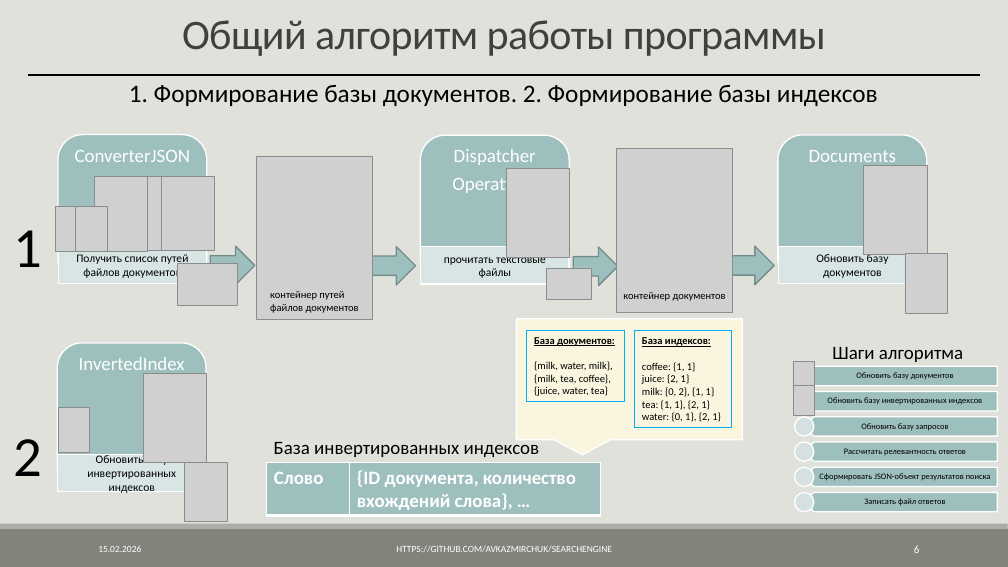
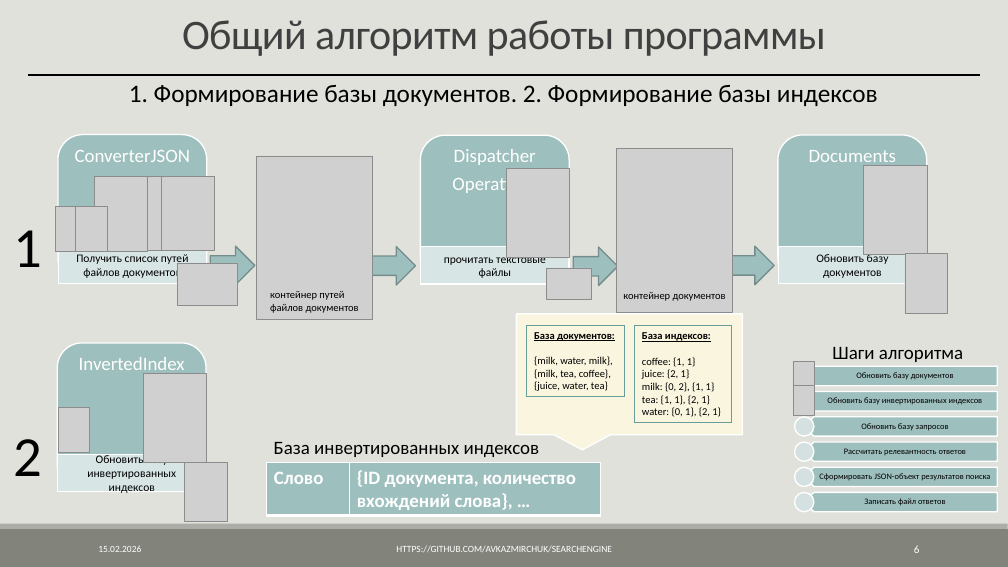
Before and after one commit to AVKazmirchuk/SearchEngine, a slide deck: slide 6 of presentation/защита.pptx. Drawn at 1008x567 pixels with LibreOffice and Linux fonts; fonts in the diff are those of the drawing; grey boxes stand for pictures. Boxes give left, top, right and bottom in pixels: in the first picture for what was removed or moved away, otherwise in the second. Text is boxed around its words. In the diff, an @@ line names an element or a change of style, - is before the commit and + after.

```diff
--- a/presentation/защита.pptx
+++ b/presentation/защита.pptx
@@ 2 rectangles, 1 speech box: place and size @@
-2 rectangles, 1 speech box at [516, 319, 743, 440]
+2 rectangles, 1 speech box at [516, 314, 743, 435]
@@ rectangle "База документов:" at [527, 325, 625, 396]: outline #00B0F0 0.75 pt to #689D9B 0.75 pt @@
@@ rectangle "База индексов:" at [634, 326, 731, 423]: outline #00B0F0 0.75 pt to #689D9B 0.75 pt @@
```
Also in this commit, not shown: 7 other slides changed, 1 slide removed, 1 other file.
